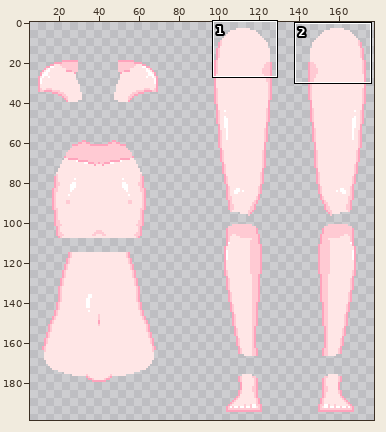
Two states of a sprite sheet, ProjectHKiB_Re/Assets/Images/StandinCG/TorsoAndLegs_Default.png. Above: a wide view before the commit, with the close-up outlined.
Close-up. Before:
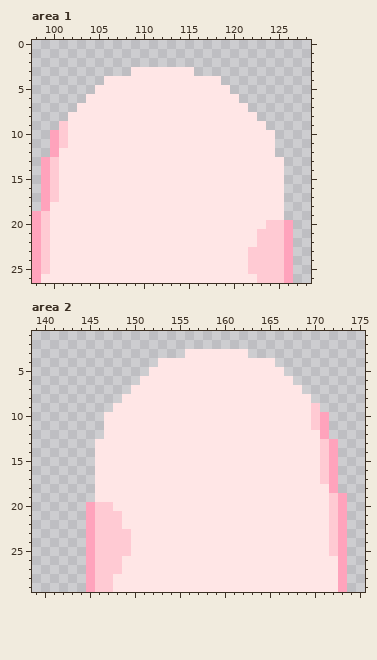
The file is 192x208 pixels. Shown: area 1: x 98..128, y 0..26; area 2: x 139..175, y 1..29. The wide view leaves out empty margins.
After the commit:
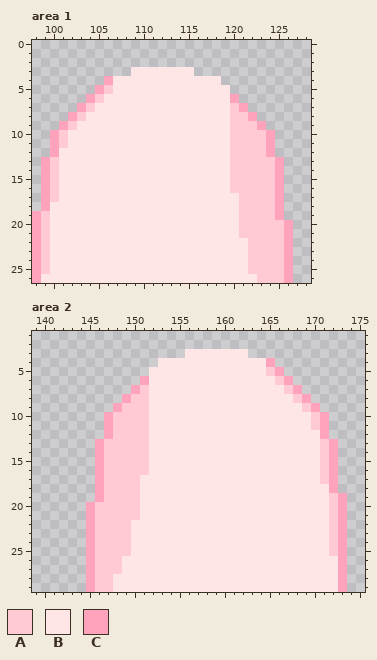
Palette (. is transparent): A #ffcad3  B #ffe6e6  C #ffa3bc
Change:
--- area 1
@@ x 98..128 @@
  3 ...........BBBBBBB.............
- 4 ........BBBBBBBBBBBBB..........
- 5 .......BBBBBBBBBBBBBBB.........
- 6 ......BBBBBBBBBBBBBBBBB........
- 7 .....BBBBBBBBBBBBBBBBBBB.......
- 8 ....BBBBBBBBBBBBBBBBBBBBB......
- 9 ...ABBBBBBBBBBBBBBBBBBBBBB.....
-10 ..CABBBBBBBBBBBBBBBBBBBBBBB....
-11 ..CABBBBBBBBBBBBBBBBBBBBBBB....
-12 ..CBBBBBBBBBBBBBBBBBBBBBBBB....
-13 .CABBBBBBBBBBBBBBBBBBBBBBBBB...
-14 .CABBBBBBBBBBBBBBBBBBBBBBBBB...
-15 .CABBBBBBBBBBBBBBBBBBBBBBBBB...
-16 .CABBBBBBBBBBBBBBBBBBBBBBBBB...
-17 .CABBBBBBBBBBBBBBBBBBBBBBBBB...
-18 .CBBBBBBBBBBBBBBBBBBBBBBBBBB...
-19 CABBBBBBBBBBBBBBBBBBBBBBBBBB...
-20 CABBBBBBBBBBBBBBBBBBBBBBBBAAC..
-21 CABBBBBBBBBBBBBBBBBBBBBBBAAAC..
-22 CABBBBBBBBBBBBBBBBBBBBBBBAAAC..
+ 4 ........CBBBBBBBBBBBB..........
+ 5 .......CABBBBBBBBBBBBB.........
+ 6 ......CABBBBBBBBBBBBBBC........
+ 7 .....CABBBBBBBBBBBBBBBAC.......
+ 8 ....CABBBBBBBBBBBBBBBBAAC......
+ 9 ...CABBBBBBBBBBBBBBBBBAAAC.....
+10 ..CABBBBBBBBBBBBBBBBBBAAAAC....
+11 ..CABBBBBBBBBBBBBBBBBBAAAAC....
+12 ..CBBBBBBBBBBBBBBBBBBBAAAAC....
+13 .CABBBBBBBBBBBBBBBBBBBAAAAAC...
+14 .CABBBBBBBBBBBBBBBBBBBAAAAAC...
+15 .CABBBBBBBBBBBBBBBBBBBAAAAAC...
+16 .CABBBBBBBBBBBBBBBBBBBAAAAAC...
+17 .CABBBBBBBBBBBBBBBBBBBBAAAAC...
+18 .CBBBBBBBBBBBBBBBBBBBBBAAAAC...
+19 CABBBBBBBBBBBBBBBBBBBBBAAAAC...
+20 CABBBBBBBBBBBBBBBBBBBBBAAAAAC..
+21 CABBBBBBBBBBBBBBBBBBBBBAAAAAC..
+22 CABBBBBBBBBBBBBBBBBBBBBBAAAAC..
 23 CABBBBBBBBBBBBBBBBBBBBBBAAAAC..
--- area 2
@@ x 139..175 @@
  3 .................BBBBBBB.............
- 4 ..............BBBBBBBBBBBBB..........
- 5 .............BBBBBBBBBBBBBBB.........
- 6 ............BBBBBBBBBBBBBBBBB........
- 7 ...........BBBBBBBBBBBBBBBBBBB.......
- 8 ..........BBBBBBBBBBBBBBBBBBBBB......
- 9 .........BBBBBBBBBBBBBBBBBBBBBBA.....
-10 ........BBBBBBBBBBBBBBBBBBBBBBBAC....
-11 ........BBBBBBBBBBBBBBBBBBBBBBBAC....
-12 ........BBBBBBBBBBBBBBBBBBBBBBBBC....
-13 .......BBBBBBBBBBBBBBBBBBBBBBBBBAC...
-14 .......BBBBBBBBBBBBBBBBBBBBBBBBBAC...
-15 .......BBBBBBBBBBBBBBBBBBBBBBBBBAC...
-16 .......BBBBBBBBBBBBBBBBBBBBBBBBBAC...
-17 .......BBBBBBBBBBBBBBBBBBBBBBBBBAC...
-18 .......BBBBBBBBBBBBBBBBBBBBBBBBBBC...
-19 .......BBBBBBBBBBBBBBBBBBBBBBBBBBAC..
-20 ......CAABBBBBBBBBBBBBBBBBBBBBBBBAC..
-21 ......CAAABBBBBBBBBBBBBBBBBBBBBBBAC..
-22 ......CAAABBBBBBBBBBBBBBBBBBBBBBBAC..
+ 4 ..............BBBBBBBBBBBBC..........
+ 5 .............BBBBBBBBBBBBBAC.........
+ 6 ............CBBBBBBBBBBBBBBAC........
+ 7 ...........CABBBBBBBBBBBBBBBAC.......
+ 8 ..........CAABBBBBBBBBBBBBBBBAC......
+ 9 .........CAAABBBBBBBBBBBBBBBBBAC.....
+10 ........CAAAABBBBBBBBBBBBBBBBBBAC....
+11 ........CAAAABBBBBBBBBBBBBBBBBBAC....
+12 ........CAAAABBBBBBBBBBBBBBBBBBBC....
+13 .......CAAAAABBBBBBBBBBBBBBBBBBBAC...
+14 .......CAAAAABBBBBBBBBBBBBBBBBBBAC...
+15 .......CAAAAABBBBBBBBBBBBBBBBBBBAC...
+16 .......CAAAAABBBBBBBBBBBBBBBBBBBAC...
+17 .......CAAAABBBBBBBBBBBBBBBBBBBBAC...
+18 .......CAAAABBBBBBBBBBBBBBBBBBBBBC...
+19 .......CAAAABBBBBBBBBBBBBBBBBBBBBAC..
+20 ......CAAAAABBBBBBBBBBBBBBBBBBBBBAC..
+21 ......CAAAAABBBBBBBBBBBBBBBBBBBBBAC..
+22 ......CAAAABBBBBBBBBBBBBBBBBBBBBBAC..
 23 ......CAAAABBBBBBBBBBBBBBBBBBBBBBAC..
Pixel boxes of the changes (left, top, right, bottom) in both close-ups:
changed: (59, 76, 113, 130)
changed: (230, 94, 284, 247)
changed: (266, 358, 320, 412)
changed: (95, 376, 149, 529)
